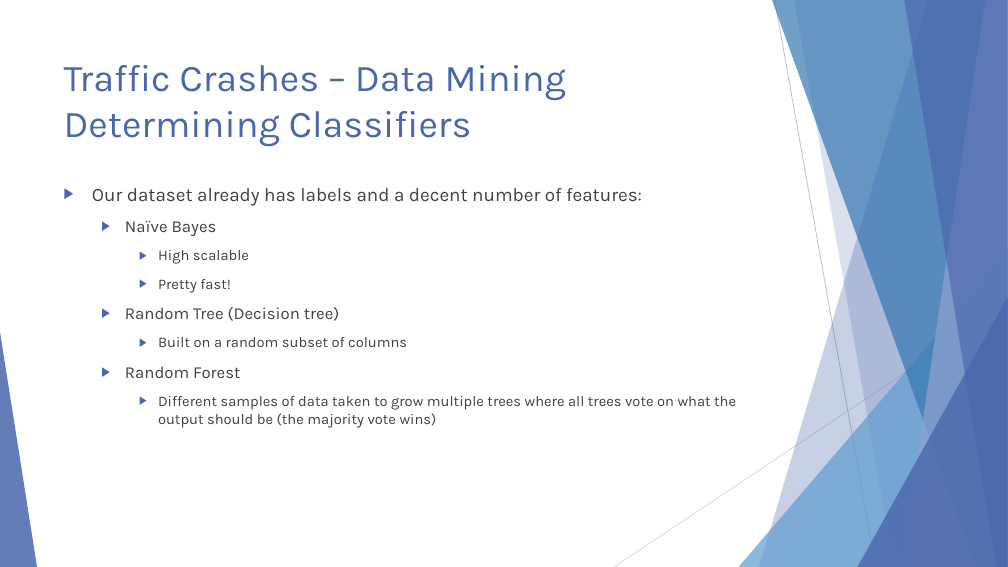
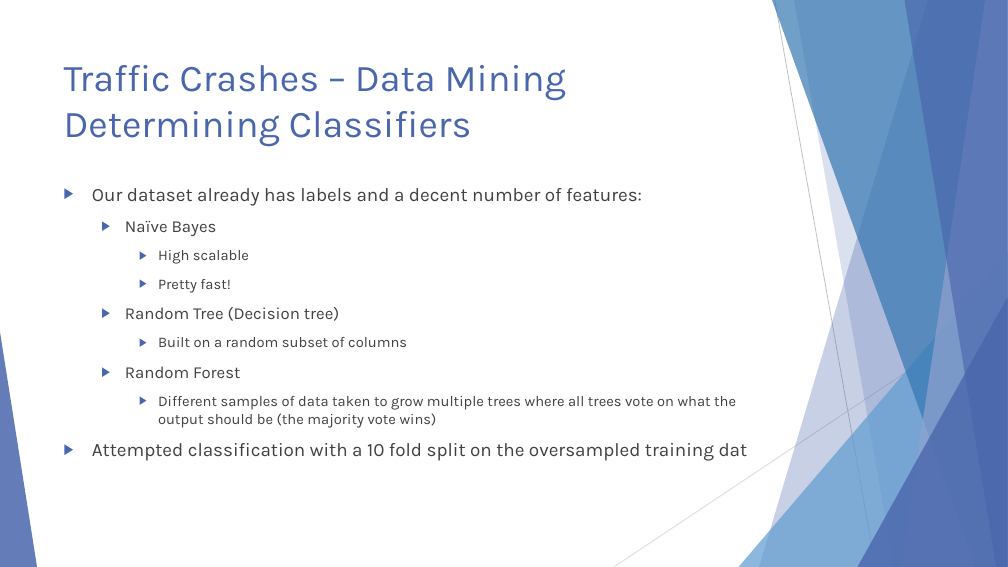
Before and after one commit to ndarwich/Crash-Analysis, a slide deck: slide 31 of Slides/An Investigation.pptx. Drawn at 1008x567 pixels with LibreOffice and Linux fonts; fonts in the diff are those of the drawing. Boxes give left, top, right and bottom in pixels: in the first picture for what was removed or moved away, otherwise in the second. Text is boxed around its words. In the diff, an @@ line names an element or a change of style, - is before the commit and + after.

```diff
--- a/Slides/An Investigation.pptx
+++ b/Slides/An Investigation.pptx
@@ text at bbox=[92, 443, 748, 461]: paragraph added @@
+▶ Attempted classification with a 10 fold split on the oversampled training dat
```
Also in this commit, not shown: 3 other slides changed.
